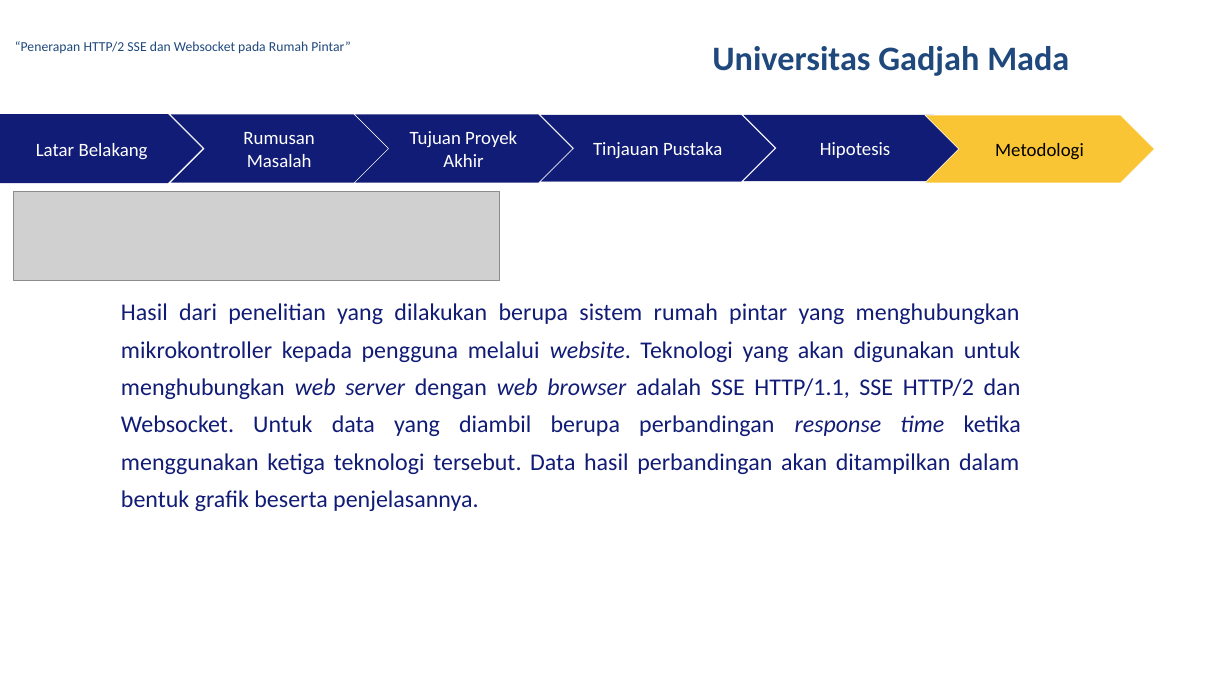
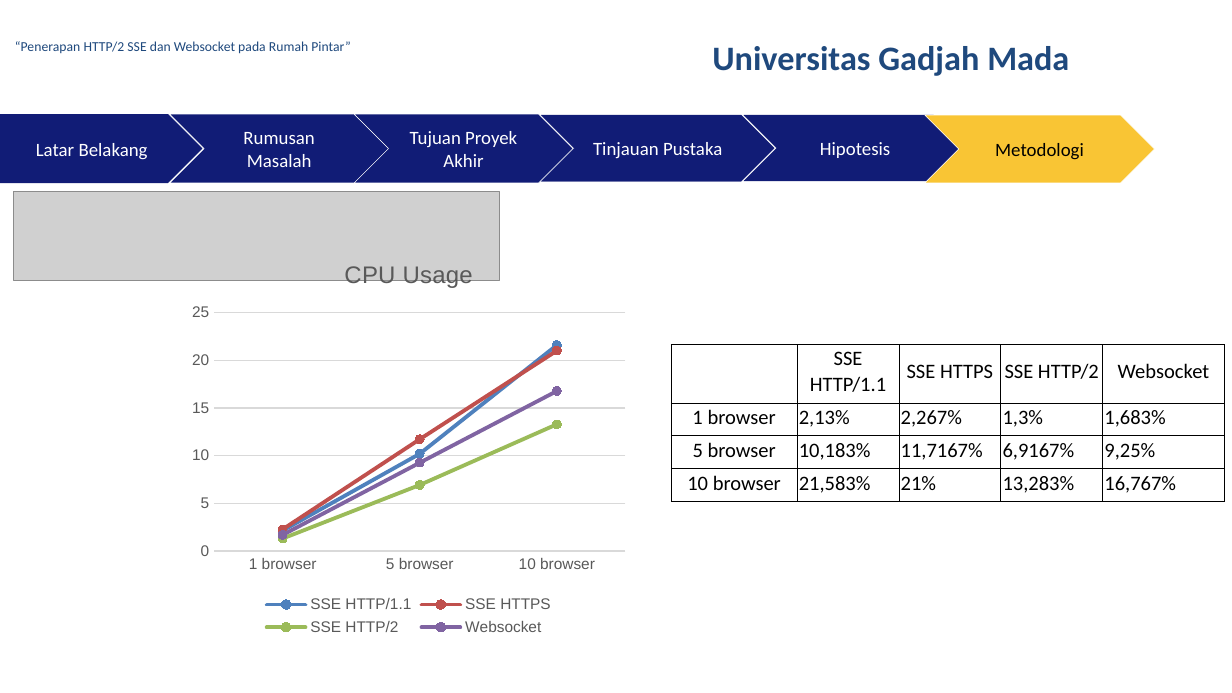
Before and after one commit to rusminto/ws_sse, a slide deck: slide 25 of berkas/ppt muham.pptx. Drawn at 1232x693 pixels with LibreOffice and Linux fonts; fonts in the diff are those of the drawing; grey boxes stand for pictures; background and template pictures are left out. Boxes give left, top, right and bottom in pixels: in the first picture for what was removed or moved away, otherwise in the second. Text is boxed around its words. In the diff, an @@ line names an element or a change of style, - is before the commit and + after.

```diff
--- a/berkas/ppt muham.pptx
+++ b/berkas/ppt muham.pptx
@@ line chart added at box(184, 240, 634, 642) @@
+title "CPU Usage"
+categories: 1 browser, 5 browser, 10 browser
+SSE HTTP/1.1: 2.1, 10.2, 21.6
+SSE HTTPS: 2.3, 11.7, 21
+SSE HTTP/2: 1.3, 6.9, 13.3
+Websocket: 1.7, 9.2, 16.8
@@ text removed at box(121, 303, 1021, 511) @@
-Hasil dari penelitian yang dilakukan berupa sistem rumah pintar yang menghubungkan mikrokontroller kepada pengguna melalui website. Teknologi yang akan digunakan untuk menghubungkan web server dengan web browser adalah SSE HTTP/1.1, SSE HTTP/2 dan Websocket. Untuk data yang diambil berupa perbandingan response time ketika menggunakan ketiga teknologi tersebut. Data hasil perbandingan akan ditampilkan dalam bentuk grafik beserta penjelasannya.
@@ table added at box(671, 345, 1226, 501), 4 rows, 5 columns @@
+ | SSE HTTP/1.1 | SSE HTTPS | SSE HTTP/2 | Websocket
+1 browser | 2,13% | 2,267% | 1,3% | 1,683%
+5 browser | 10,183% | 11,7167% | 6,9167% | 9,25%
+10 browser | 21,583% | 21% | 13,283% | 16,767%
```
Also in this commit, not shown: 8 other slides changed, 4 other files.
